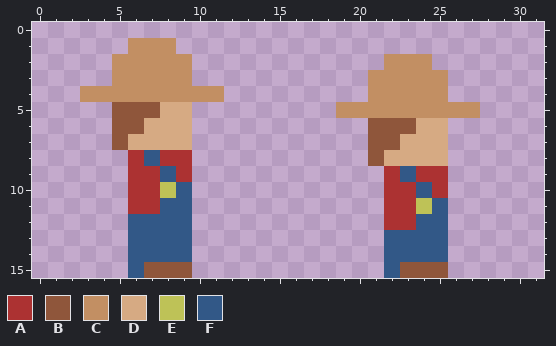
Two states of a pixel-art sprite, assets/images/farmer.png. The picture above was drawn from the file before the commit.
The file is 32x16 pixels.
Palette (. is transparent): A #ac3232  B #8f563b  C #c28f63  D #d6aa83  E #bec257  F #325887
Pixels before, first column x 3:
 1 ...CCC...................
 2 ..CCCCC............CCC...
 3 ..CCCCC...........CCCCC..
 4 CCCCCCCCC.........CCCCC..
 5 ..BBBDD.........CCCCCCCCC
 6 ..BBDDD...........BBBDD..
 7 ..BDDDD...........BBDDD..
 8 ...AFAA...........BDDDD..
 9 ...AAFA............AFAA..
10 ...AAEF............AAFA..
11 ...AAFF............AAEF..
12 ...FFFF............AAFF..
13 ...FFFF............FFFF..
14 ...FFFF............FFFF..
15 ...FBBB............FBBB..
After:
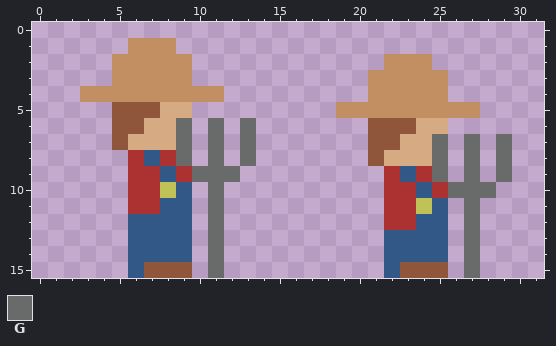
Colours new in this view: G #696a6a
Edits made:
Changed rows in their new state; - is an unchanged pixel.
first column x 9:
 6 G-G-G----------------
 7 G-G-G-----------G-G-G
 8 G-G-G-----------G-G-G
 9 -GGG------------G-G-G
10 --G--------------GGG-
11 --G---------------G--
12 --G---------------G--
13 --G---------------G--
14 --G---------------G--
15 --G---------------G--
Changed places in both pictures, as pixel boxes (x1, y1, x2, y2):
changed: (176, 118, 256, 278)
changed: (432, 134, 512, 278)
